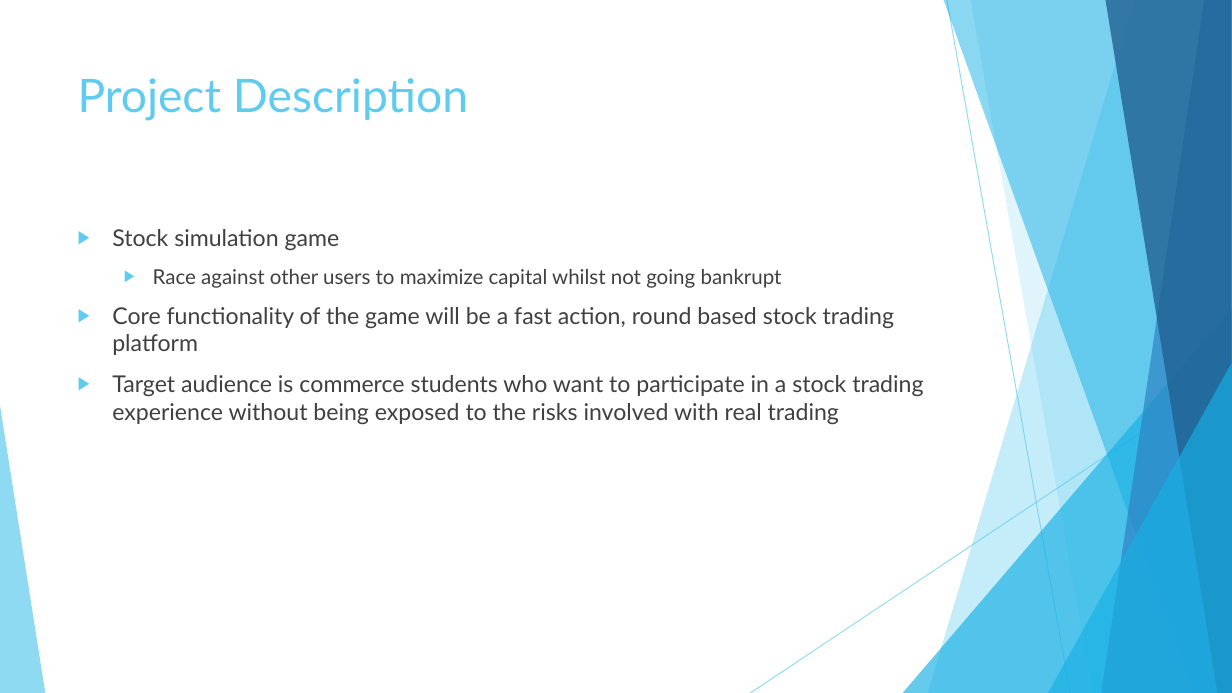
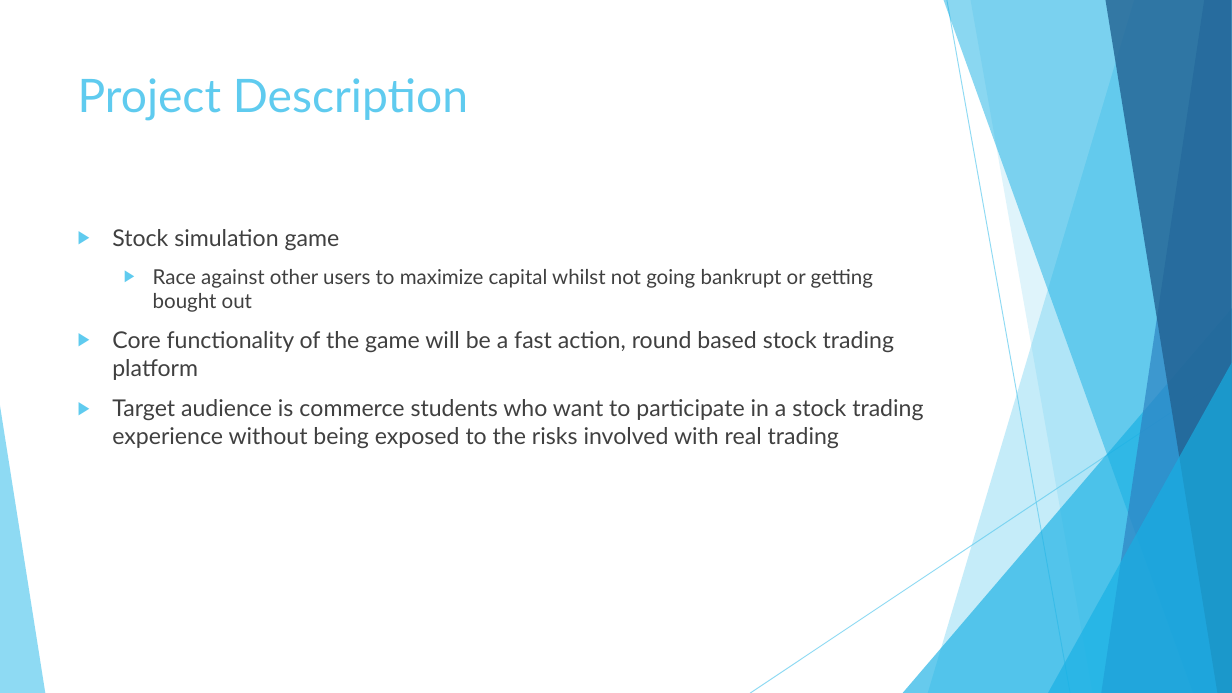
Before and after one commit to fazeelabbasi/CRASH, a slide deck: slide 2 of docs/CMPE 320 Final Group Presentation.pptx. Drawn at 1232x693 pixels with LibreOffice and Linux fonts; fonts in the diff are those of the drawing. Boxes give left, top, right and bottom in pixels: in the first picture for what was removed or moved away, otherwise in the second. Text is boxed around its words. In the diff, an @@ line names an element or a change of style, - is before the commit and + after.

```diff
--- a/docs/CMPE 320 Final Group Presentation.pptx
+++ b/docs/CMPE 320 Final Group Presentation.pptx
@@ text at (153,269,873,312): text changed @@
-  ▶ Race against other users to maximize capital whilst not going bankrupt
+  ▶ Race against other users to maximize capital whilst not going bankrupt or getting bought out
```
Also in this commit, not shown: 5 other slides changed, 3 slides added, 2 slides removed, 5 other files.
